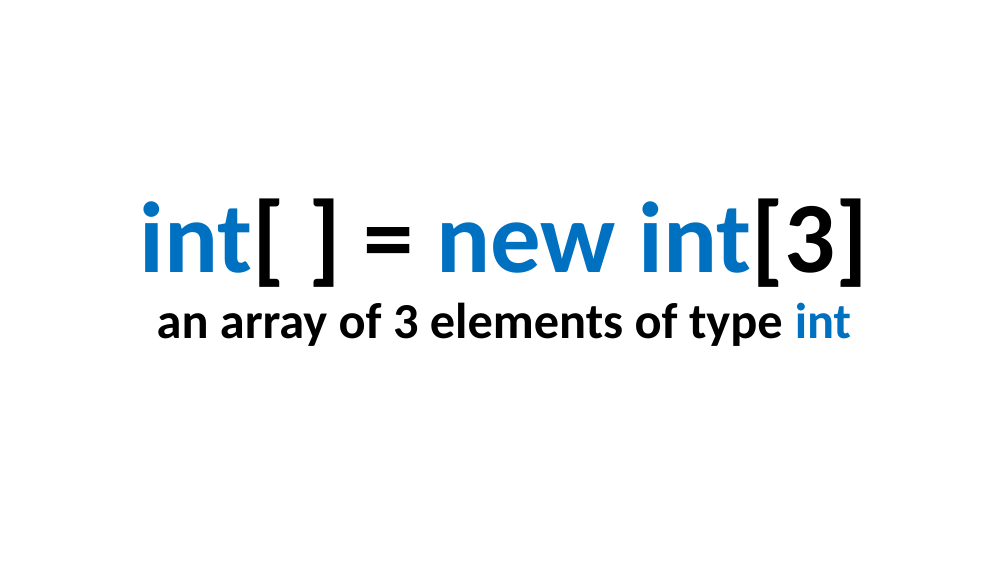
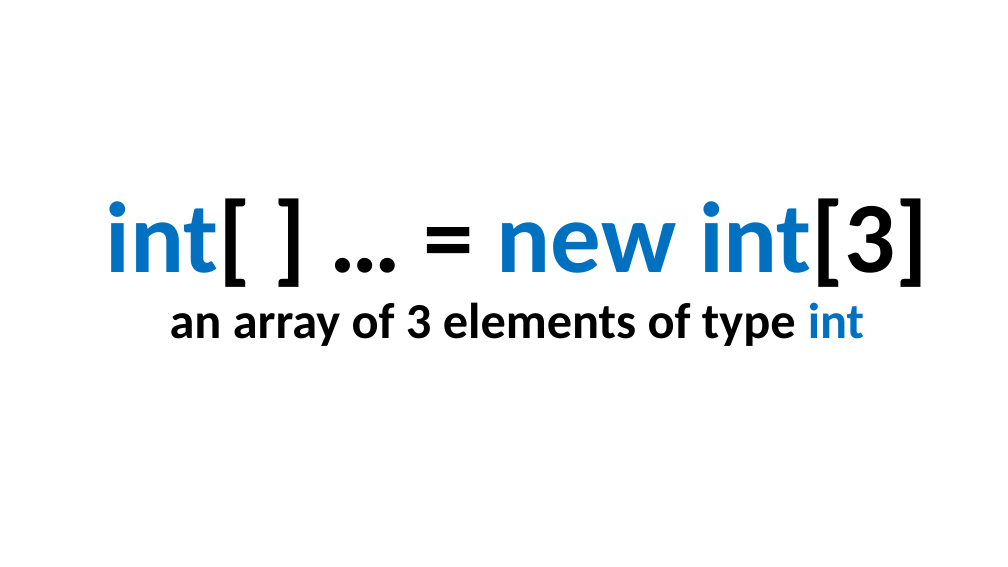
Before and after one commit to perl-easj/Teaching-materials, a slide deck: slide 9 of CSharpProgramming/Presentations/ProgPartII/Lists.pptx. Drawn at 1008x567 pixels with LibreOffice and Linux fonts; fonts in the diff are those of the drawing. Boxes give left, top, right and bottom in pixels: in the first picture for what was removed or moved away, otherwise in the second. Text is boxed around its words. In the diff, an @@ line names an element or a change of style, - is before the commit and + after.

```diff
--- a/CSharpProgramming/Presentations/ProgPartII/Lists.pptx
+++ b/CSharpProgramming/Presentations/ProgPartII/Lists.pptx
@@ title at bbox=[105, 198, 928, 346]: text changed @@
-int[ ] = new int[3]
-an array of 3 elements of type int
+int[ ] … = new int[3]
+an array of 3 elements of type int
```
Also in this commit, not shown: 10 other slides changed, 1 slide added.
